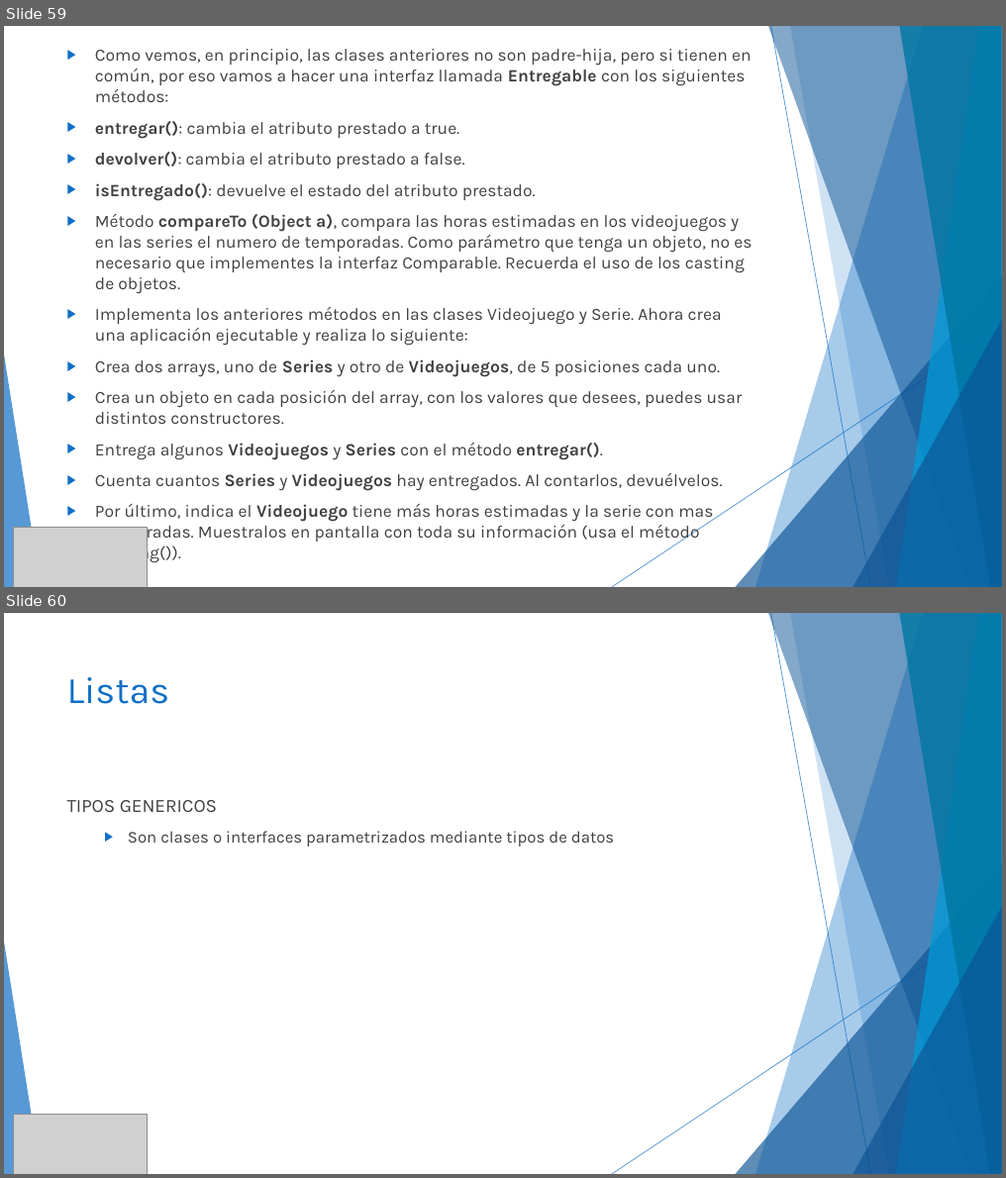
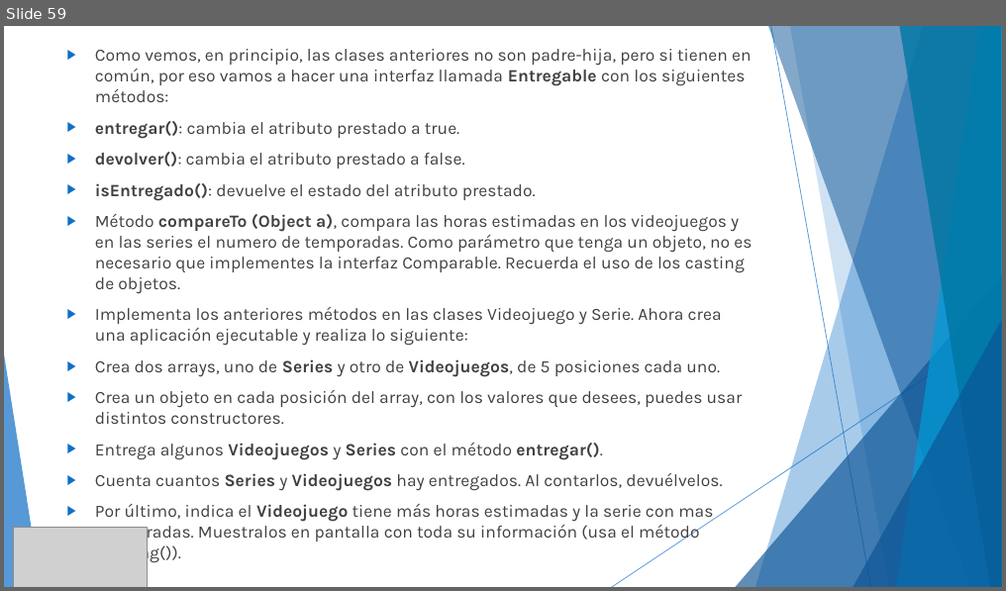
Before and after one commit to MChuil/Java, a slide deck: JAVA.pptx. Shown one above the other, each under a label of ours: slides 59 and 60 before the commit, slide 59 after it. The pictures are 1006x1178 and 1006x591 pixels, drawn with LibreOffice and Linux fonts; fonts in the diff are those of the drawing; grey boxes stand for pictures. Boxes give left, top, right and bottom in pixels: in the first picture for what was removed or moved away, otherwise in the second. Text is boxed around its words. In the diff, an @@ line names an element or a change of style, - is before the commit and + after.

```diff
--- a/JAVA.pptx
+++ b/JAVA.pptx
@@ slide 60 removed at (4, 613, 1002, 1174), background #FFFFFF; not listed: 10 template elements that a slide beside it also shows @@
@@ title removed at (67, 677, 170, 704) @@
-Listas
@@ text removed at (67, 800, 614, 847) @@
-TIPOS GENERICOS
-  ▶ Son clases o interfaces parametrizados mediante tipos de datos
@@ picture removed at (14, 1115, 147, 1174) @@
```
Also in this commit, not shown: 2 slides changed, 12 slides added, 22 other files.
